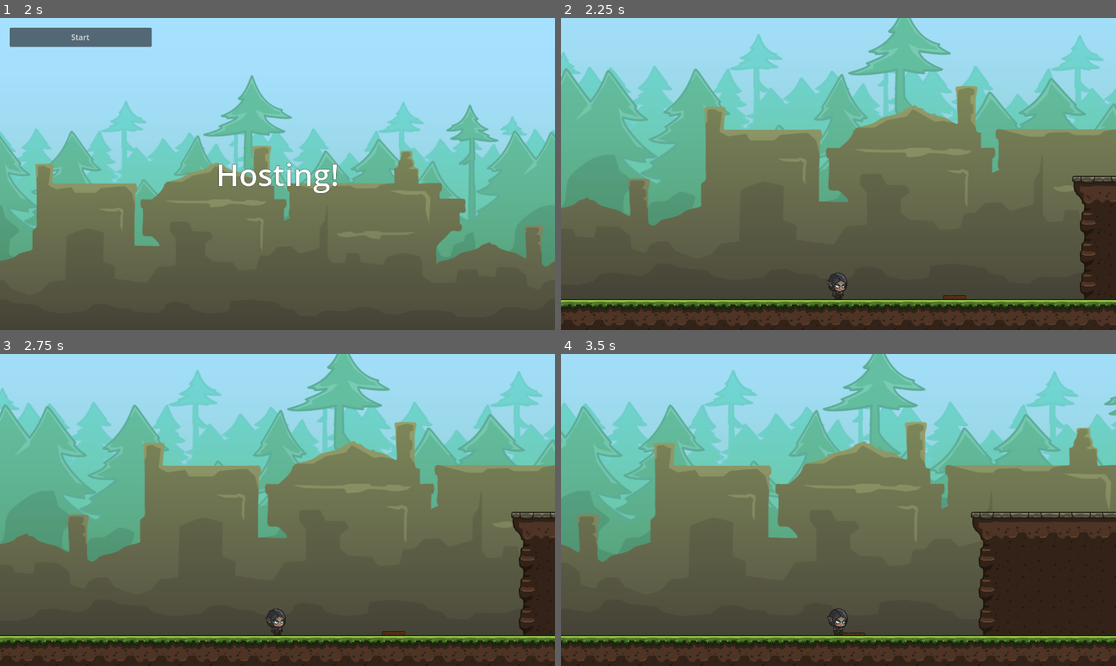
Above: before the commit, frames 1-4 (two rows, left to right).
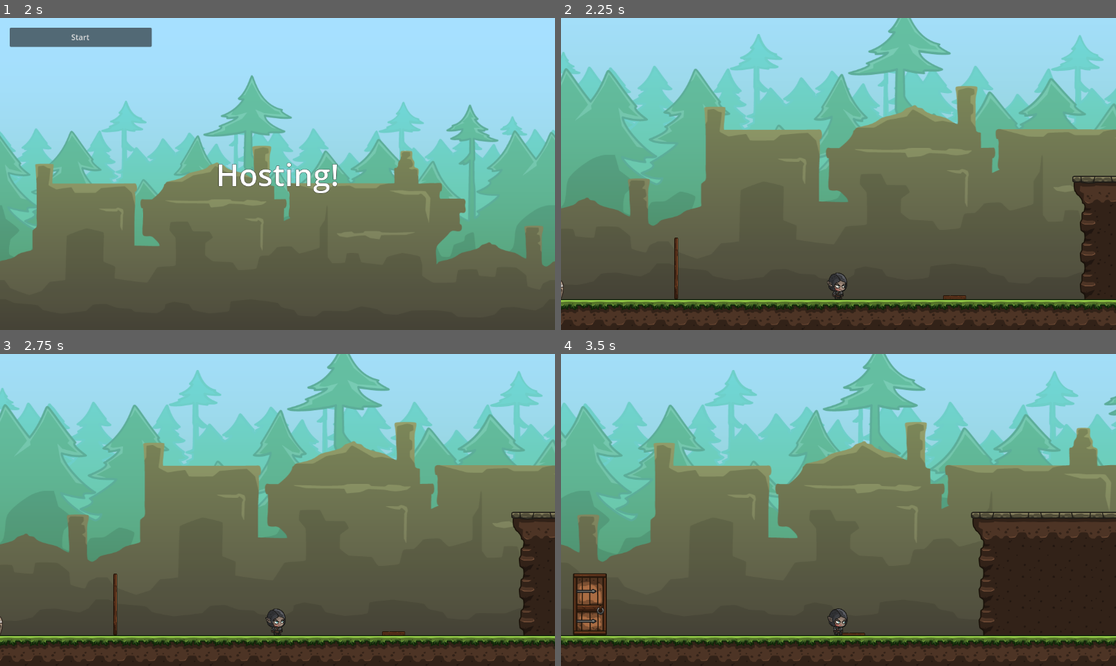
Above: after the commit, the same moments.

Repository: pres2300/Godot-Multiplayer
Game: Godot game, scene res://levels/menu/menu.tscn
Same seed, same stepped clock (60 frames per second), same inputs: the game is played once before the commit and once after it.
Inputs:
- Up to frame 1 (2 s): tap Enter at 0.5 s; hold D (move_right) 0.53-1.25 s; tap Space (jump) at 0.77 s; click "Host" at 1.25 s
- Up to frame 2 (2.25 s): click "Start" at 2 s
- Up to frame 3 (2.75 s): no input
- Up to frame 4 (3.5 s): tap Space (jump) at 2.75, 3.02 s; hold D (move_right) from 2.78 s (still down)

Frame 1 is identical in both runs. In frame 2, 0.2% of the frame differs, in the area x 0-22%, y 70-91%; in frame 3, 0.2%; in frame 4, 1.2%, in the area x 2-9%, y 70-91%.

Commit message:
adding door and chest objects with pressure plate interaction

Diff:
--- /dev/null
+++ b/interactables/chest/chest.gd
@@ -0,0 +1,26 @@
+extends Node2D
+
+@export var is_locked: bool = true
+
+@onready var chest_locked: Sprite2D = $ChestLocked
+@onready var chest_unlocked: Sprite2D = $ChestUnlocked
+
+func set_chest_properties():
+	chest_locked.visible = is_locked
+	chest_unlocked.visible = !is_locked
+
+func _on_test_interact(state):
+	if state:
+		_on_interactable_interacted()
+
+func _on_interactable_interacted():
+	if not multiplayer.is_server():
+		return
+
+	if is_locked:
+		is_locked = false
+		set_chest_properties()
+
+
+func _on_multiplayer_synchronizer_delta_synchronized() -> void:
+	set_chest_properties()
--- /dev/null
+++ b/interactables/chest/chest.tscn
@@ -0,0 +1,39 @@
+[gd_scene load_steps=6 format=3 uid="uid://ccl77hha71kd5"]
+
+[ext_resource type="Texture2D" uid="uid://bb74mmf3rdg4r" path="res://art/objects/Chest_01_Locked.png" id="1_or81j"]
+[ext_resource type="Script" uid="uid://cqwhg8bg7ctjy" path="res://interactables/chest/chest.gd" id="1_pmapc"]
+[ext_resource type="Texture2D" uid="uid://ctvthkqtgqmgm" path="res://art/objects/Chest_01_Unlocked.png" id="2_2bxje"]
+
+[sub_resource type="RectangleShape2D" id="RectangleShape2D_2bxje"]
+size = Vector2(50, 40)
+
+[sub_resource type="SceneReplicationConfig" id="SceneReplicationConfig_2bxje"]
+properties/0/path = NodePath(".:is_locked")
+properties/0/spawn = true
+properties/0/replication_mode = 2
+
+[node name="Chest" type="Node2D"]
+script = ExtResource("1_pmapc")
+
+[node name="ChestLocked" type="Sprite2D" parent="."]
+position = Vector2(0, -29)
+scale = Vector2(0.5, 0.5)
+texture = ExtResource("1_or81j")
+
+[node name="ChestUnlocked" type="Sprite2D" parent="."]
+visible = false
+position = Vector2(0, -29)
+scale = Vector2(0.5, 0.5)
+texture = ExtResource("2_2bxje")
+
+[node name="StaticBody2D" type="StaticBody2D" parent="."]
+collision_mask = 0
+
+[node name="CollisionShape2D" type="CollisionShape2D" parent="StaticBody2D"]
+position = Vector2(-3, -21)
+shape = SubResource("RectangleShape2D_2bxje")
+
+[node name="MultiplayerSynchronizer" type="MultiplayerSynchronizer" parent="."]
+replication_config = SubResource("SceneReplicationConfig_2bxje")
+
+[connection signal="delta_synchronized" from="MultiplayerSynchronizer" to="." method="_on_multiplayer_synchronizer_delta_synchronized"]
--- /dev/null
+++ b/interactables/door/door.gd
@@ -0,0 +1,22 @@
+extends Node2D
+
+@export var is_open = false
+
+@onready var door_open: Sprite2D = $DoorOpen
+@onready var door_closed: Sprite2D = $DoorClosed
+@onready var collider: CollisionShape2D = $DoorClosed/StaticBody2D/CollisionShape2D
+
+func activate(state):
+	if not multiplayer.is_server():
+		return
+
+	is_open = state
+	set_door_properties()
+
+func set_door_properties():
+	door_open.visible = is_open
+	door_closed.visible = !is_open
+	collider.set_deferred("disabled", is_open)
+
+func _on_multiplayer_synchronizer_delta_synchronized() -> void:
+	set_door_properties()
--- /dev/null
+++ b/interactables/door/door.tscn
@@ -0,0 +1,39 @@
+[gd_scene load_steps=6 format=3 uid="uid://r4ukta6tg5hx"]
+
+[ext_resource type="Script" uid="uid://b3mx74ppbut2n" path="res://interactables/door/door.gd" id="1_huyys"]
+[ext_resource type="Texture2D" uid="uid://5yag2v3dwsdo" path="res://art/objects/Pillar_02.png" id="1_rixxk"]
+[ext_resource type="Texture2D" uid="uid://bg27k5sblx533" path="res://art/objects/Door_01.png" id="3_sx8fv"]
+
+[sub_resource type="RectangleShape2D" id="RectangleShape2D_fvktp"]
+size = Vector2(35, 320)
+
+[sub_resource type="SceneReplicationConfig" id="SceneReplicationConfig_huyys"]
+properties/0/path = NodePath(".:is_open")
+properties/0/spawn = true
+properties/0/replication_mode = 2
+
+[node name="Door" type="Node2D"]
+script = ExtResource("1_huyys")
+
+[node name="DoorClosed" type="Sprite2D" parent="."]
+position = Vector2(0, -64)
+scale = Vector2(0.2, 0.4)
+texture = ExtResource("1_rixxk")
+
+[node name="StaticBody2D" type="StaticBody2D" parent="DoorClosed"]
+collision_mask = 0
+
+[node name="CollisionShape2D" type="CollisionShape2D" parent="DoorClosed/StaticBody2D"]
+scale = Vector2(0.99999994, 0.99999994)
+shape = SubResource("RectangleShape2D_fvktp")
+
+[node name="DoorOpen" type="Sprite2D" parent="."]
+visible = false
+position = Vector2(31, -69)
+scale = Vector2(0.54, 0.54)
+texture = ExtResource("3_sx8fv")
+
+[node name="MultiplayerSynchronizer" type="MultiplayerSynchronizer" parent="."]
+replication_config = SubResource("SceneReplicationConfig_huyys")
+
+[connection signal="delta_synchronized" from="MultiplayerSynchronizer" to="." method="_on_multiplayer_synchronizer_delta_synchronized"]
--- a/interactables/pressure_plate/pressure_plate.gd
+++ b/interactables/pressure_plate/pressure_plate.gd
@@ -7,6 +7,8 @@
 
 var bodies_on_plate: int = 0
 
+signal toggle(state)
+
 func _on_area_2d_body_entered(_body: Node2D) -> void:
 	if not multiplayer.is_server():
 		return
@@ -15,6 +17,9 @@
 	update_plate_state()
 
 func _on_area_2d_body_exited(_body: Node2D) -> void:
+	if multiplayer.multiplayer_peer == null:
+		return
+
 	if not multiplayer.is_server():
 		return
 
@@ -23,6 +28,7 @@
 
 func update_plate_state() -> void:
 	is_down = bodies_on_plate > 0
+	toggle.emit(is_down)
 	set_plate_properties()
 
 func set_plate_properties() -> void:
--- a/levels/level_01/level_01.tscn
+++ b/levels/level_01/level_01.tscn
@@ -6,6 +6,8 @@
 [ext_resource type="Texture2D" uid="uid://bujx43rcy5b85" path="res://art/backgrounds/background_02.png" id="3_cwdtg"]
 [ext_resource type="PackedScene" uid="uid://ct41jmb7qtkh1" path="res://player/player.tscn" id="4_373x3"]
 [ext_resource type="PackedScene" uid="uid://dbp8pya88kdm" path="res://interactables/pressure_plate/pressure_plate.tscn" id="6_71kry"]
+[ext_resource type="PackedScene" uid="uid://r4ukta6tg5hx" path="res://interactables/door/door.tscn" id="7_aqob7"]
+[ext_resource type="PackedScene" uid="uid://ccl77hha71kd5" path="res://interactables/chest/chest.tscn" id="8_thp0t"]
 
 [sub_resource type="TileSetAtlasSource" id="TileSetAtlasSource_avrvw"]
 texture = ExtResource("1_y1imb")
@@ -84,6 +86,13 @@
 [node name="PressurePlate" parent="Interactables" instance=ExtResource("6_71kry")]
 position = Vector2(396, 503)
 
+[node name="Door" parent="Interactables" instance=ExtResource("7_aqob7")]
+position = Vector2(-182, 505)
+
+[node name="Chest" parent="Interactables" instance=ExtResource("8_thp0t")]
+position = Vector2(-444, 506)
+scale = Vector2(-1, 1)
+
 [node name="Players" type="Node" parent="."]
 
 [node name="PlayersContainer" type="Node2D" parent="Players"]
@@ -98,3 +107,6 @@
 
 [node name="SpawnPoint_1" type="Marker2D" parent="Players"]
 position = Vector2(274, 496)
+
+[connection signal="toggle" from="Interactables/PressurePlate" to="Interactables/Door" method="activate"]
+[connection signal="toggle" from="Interactables/PressurePlate" to="Interactables/Chest" method="_on_test_interact"]
Not shown, added: interactables/chest/chest.gd.uid
Not shown, added: interactables/door/door.gd.uid
Not shown: 1 places in levels/level_01/level_01.tscn that only renumber resources
